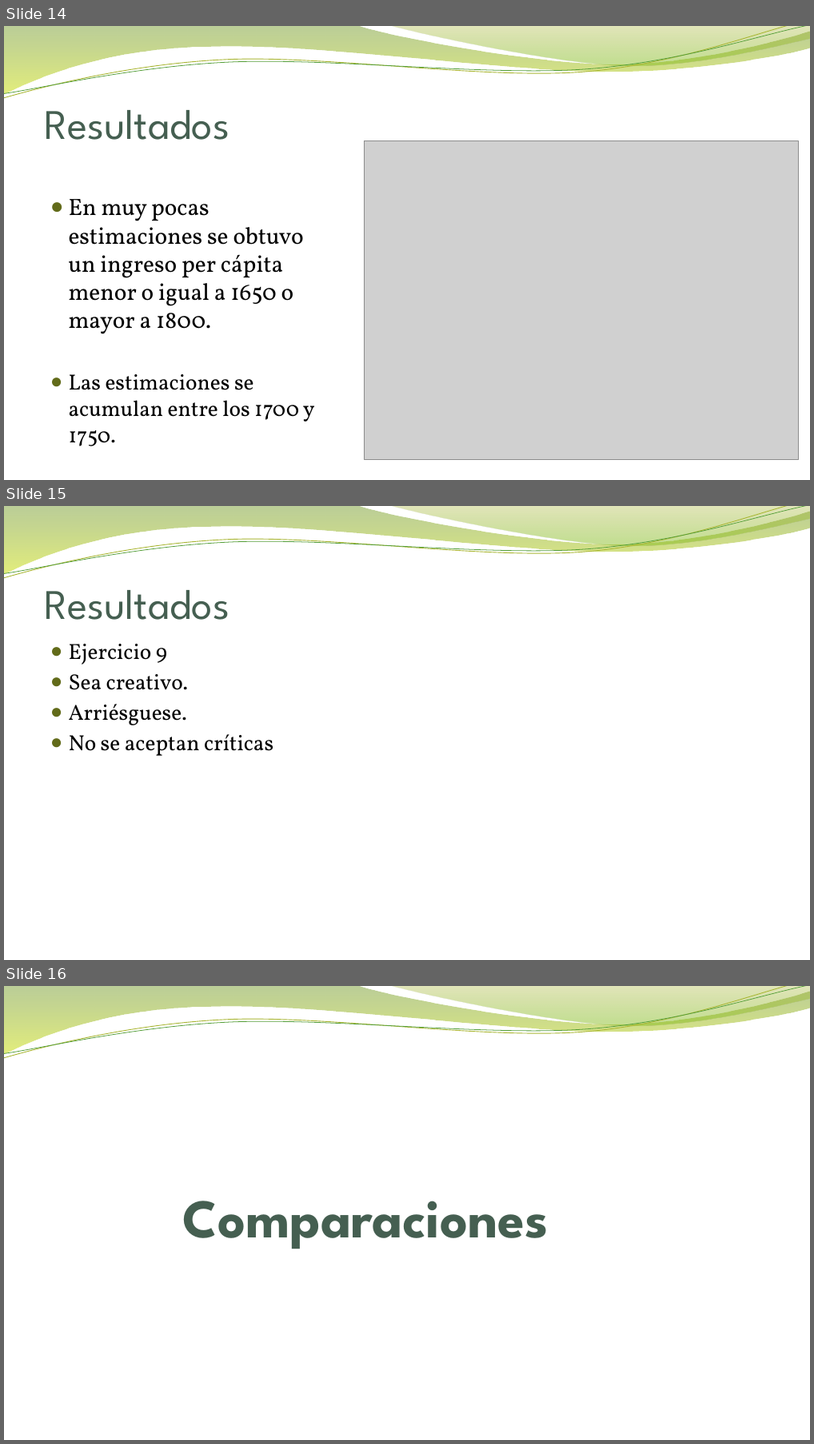
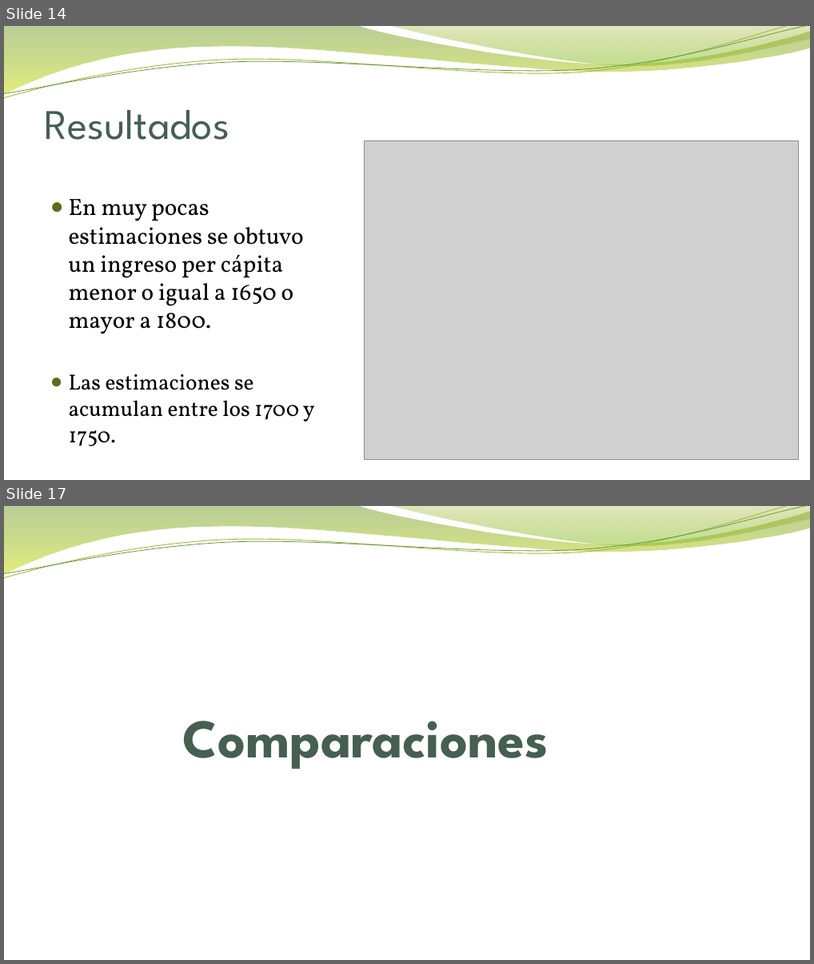
Before and after one commit to FaCamacho/Trabajo-final-muestreo, a slide deck: Presentación/Trabajo Final_Muestreo.pptx. Shown one above the other, each under a label of ours: slides 14, 15 and 16 before the commit, slides 14 and 17 after it; the slides between them are not shown. The pictures are 814x1444 and 814x964 pixels, drawn with LibreOffice and Linux fonts; fonts in the diff are those of the drawing; grey boxes stand for pictures; background and template pictures are left out. Boxes give left, top, right and bottom in pixels: in the first picture for what was removed or moved away, otherwise in the second. Text is boxed around its words. In the diff, an @@ line names an element or a change of style, - is before the commit and + after.

```diff
--- a/Presentación/Trabajo Final_Muestreo.pptx
+++ b/Presentación/Trabajo Final_Muestreo.pptx
@@ slide 15 removed at [4,506,810,960], background picture (left out); not listed: 4 template elements that a slide beside it also shows @@
@@ title removed at [44,590,230,620] @@
-Resultados
@@ text removed at [69,644,274,756] @@
-● Ejercicio 9
-● Sea creativo.
-● Arriésguese.
-● No se aceptan críticas
@@ what was slide 16 is now slide 17 @@
```
Also in this commit, not shown: 1 slide changed, 2 slides added, 1 other file.
